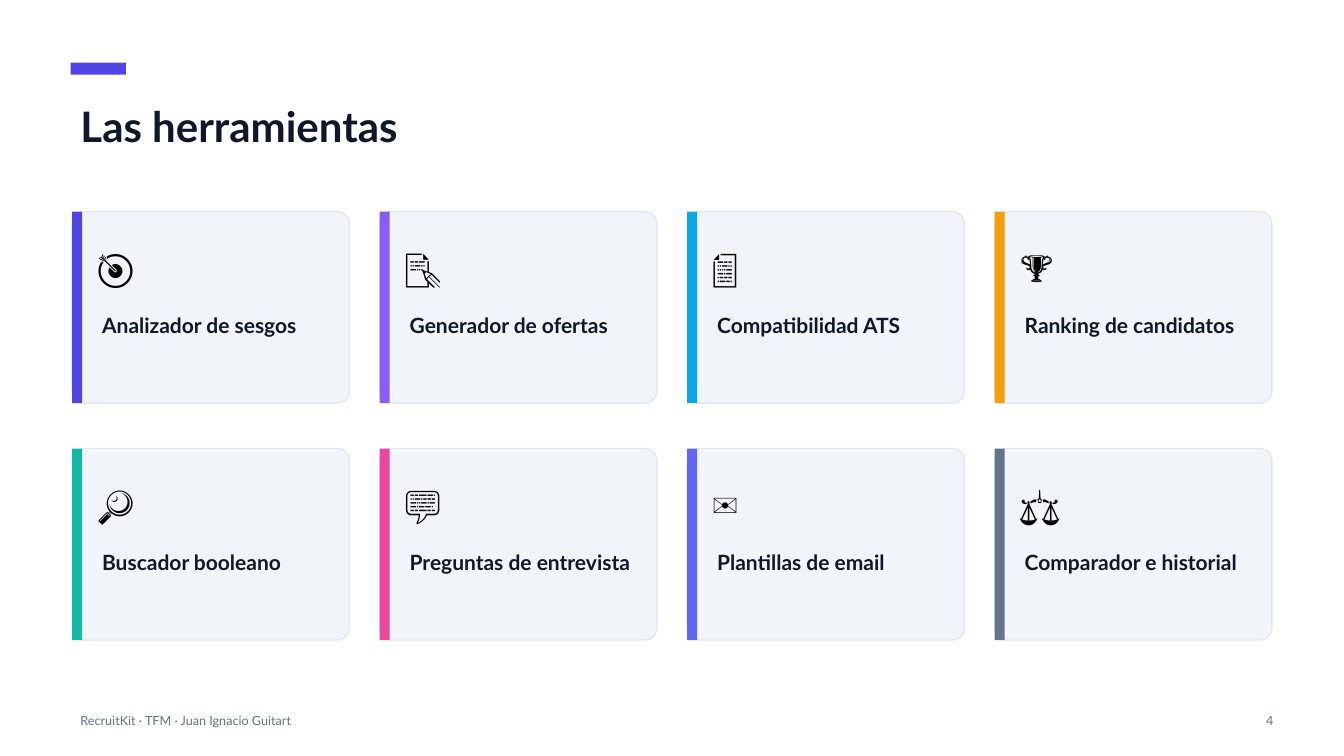
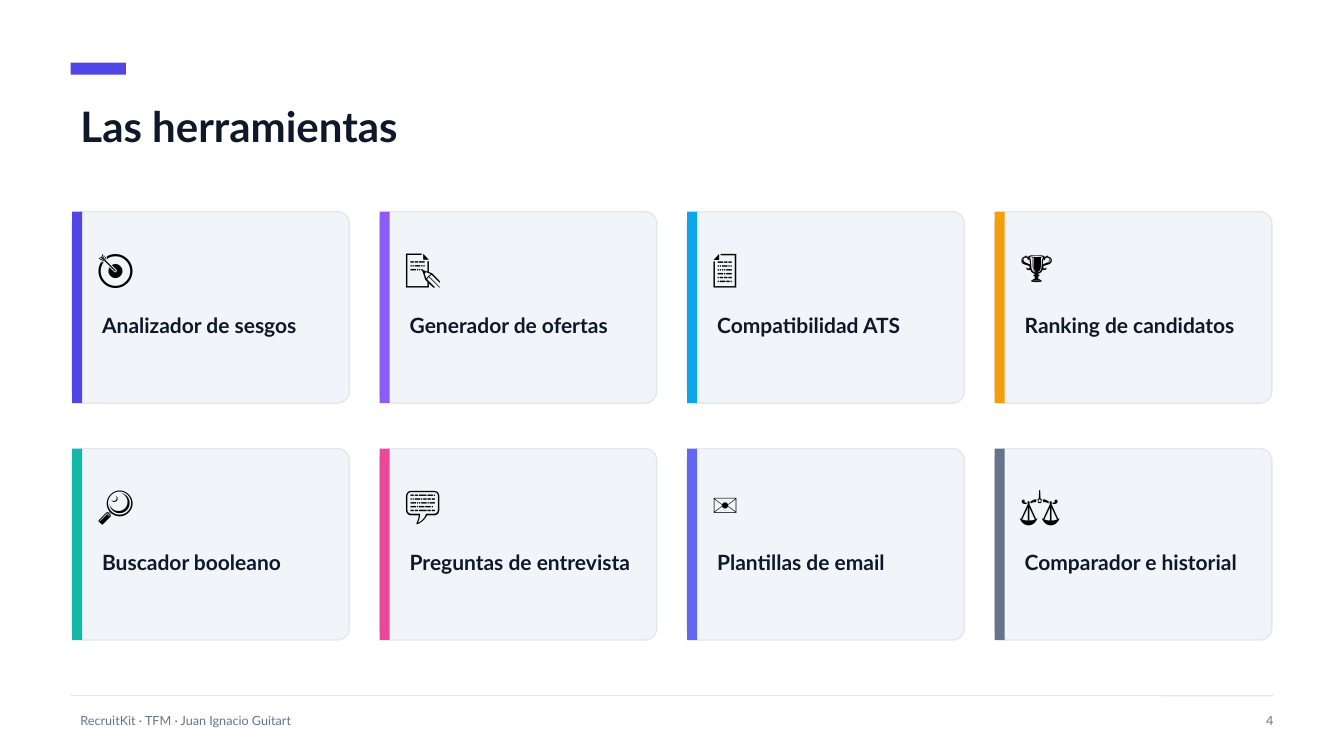
Before and after one commit to Jguita65/joblens, a slide deck: slide 4 of slides.pptx. Drawn at 1344x756 pixels with LibreOffice and Linux fonts; fonts in the diff are those of the drawing. Boxes give left, top, right and bottom in pixels: in the first picture for what was removed or moved away, otherwise in the second. Text is boxed around its words. In the diff, an @@ line names an element or a change of style, - is before the commit and + after.

```diff
--- a/slides.pptx
+++ b/slides.pptx
@@ line added from (71, 696) to (1273, 696), #E2E8F0 1 pt @@
```
Also in this commit, not shown: 10 other slides changed, 1 slide added, 3 other files.
